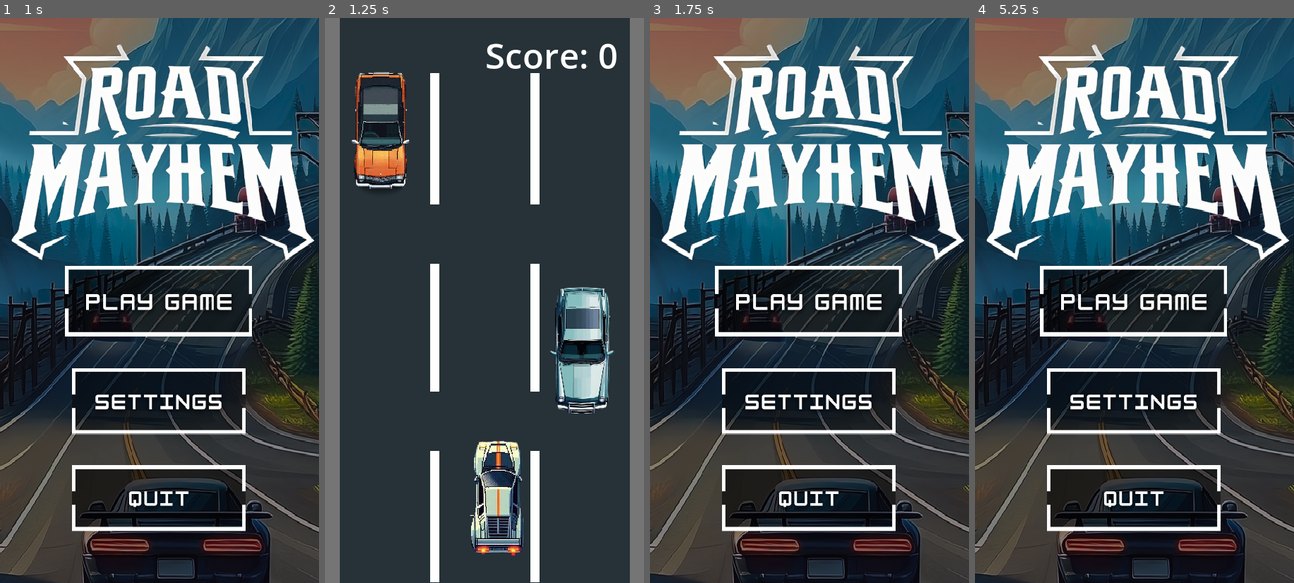
Above: before the commit, frames 1-4 (left to right).
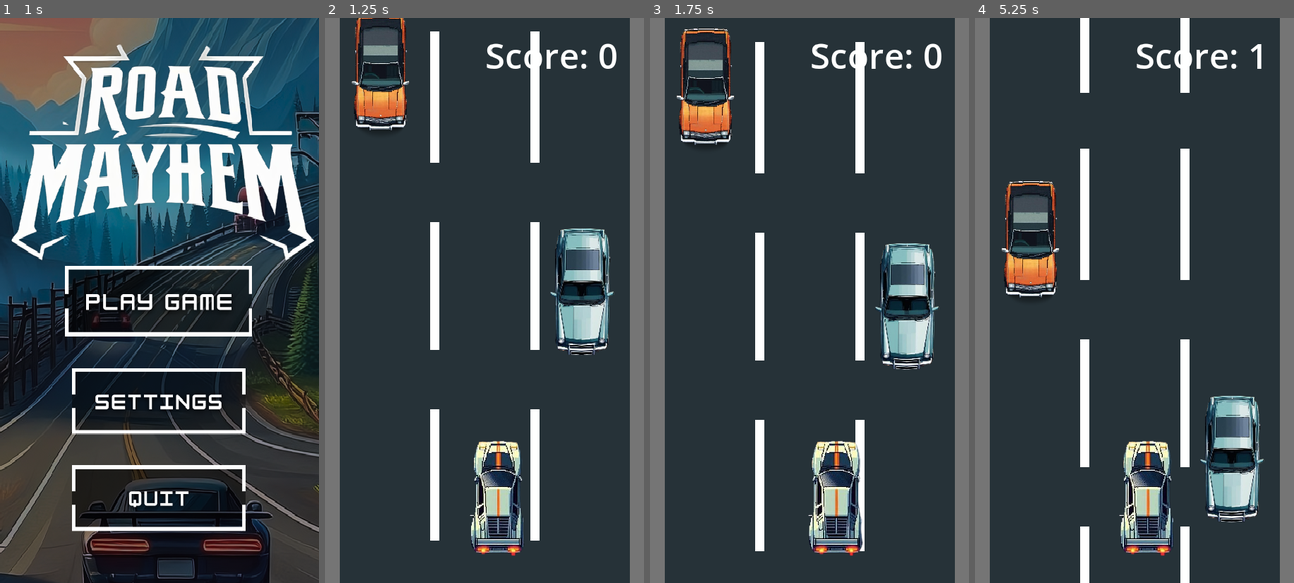
Above: after the commit, the same moments.

Repository: schadha2w/RoadMayhem
Game: Godot game, scene res://Scene/menu.tscn
The game is run twice, just before and just after one commit, with the same random seed, the same clock (stepped at 60 frames per second) and the same inputs. Sound files missing from this copy of the repository are replaced by a short silence.
Inputs (mouse positions are in pixels of both pictures, inside the frame that each line leads up to):
- Up to frame 1 (1 s): click (159, 300) at 0.5 s
- Up to frame 2 (1.25 s): no input
- Up to frame 3 (1.75 s): hold Right (ui_right) from 1.28 s (still down)
- Up to frame 4 (5.25 s): release Right (ui_right) at 2 s; click (1134, 300) at 2.02 s; hold Left (ui_left) 2.78-3.53 s; hold Right (ui_right) 3.53-4.28 s; hold Up (ui_up) 4.28-5.03 s; hold Left (ui_left) from 5.03 s (still down)

Frame 1 is identical in both runs. In frame 2, 11% of the frame differs, in the area x 8-91%, y 0-100%; in frame 3, 82%; in frame 4, 82%, in the area x 0-100%, y 0-100%.

Commit message:
added acceleration

Diff:
--- a/Scene/main.tscn
+++ b/Scene/main.tscn
@@ -10,7 +10,7 @@
 [ext_resource type="PackedScene" uid="uid://bc8qfot4g1kts" path="res://Scene/car1.tscn" id="6_yciaq"]
 
 [sub_resource type="RectangleShape2D" id="RectangleShape2D_ew082"]
-size = Vector2(548, 20)
+size = Vector2(1238, 20)
 
 [sub_resource type="RectangleShape2D" id="RectangleShape2D_i3h08"]
 size = Vector2(24, 1920)
@@ -34,7 +34,7 @@
 position = Vector2(-40, -284)
 
 [node name="CollisionShape2D" type="CollisionShape2D" parent="Player/Area2D3"]
-position = Vector2(44, 0)
+position = Vector2(38, 0)
 shape = SubResource("RectangleShape2D_ew082")
 
 [node name="Camera2D" type="Camera2D" parent="."]
--- a/Scripts/player.gd
+++ b/Scripts/player.gd
@@ -1,38 +1,45 @@
 extends CharacterBody2D
 
 
-const SPEED = 300.0
-const JUMP_VELOCITY = -400.0
+var current_speed = 0.0
+var acceleration = 200.0
+var deceleration = 150.0
+var max_speed = 5500.0
+var min_speed = 50.0
 var current_score = 0
 
 @export var score_ui : Node
 
+func _physics_process(delta: float) -> void:
 
-func _physics_process(delta: float) -> void:
-	# Add the gravity.
+	if Input.is_action_pressed("ui_up"):
 
-	# Handle jump.
-	velocity.y = -550.0
+		current_speed += acceleration * delta
+	else:
 
-	# Get the input direction and handle the movement/deceleration.
-	# As good practice, you should replace UI actions with custom gameplay actions.
+		current_speed -= deceleration * delta
+
+
+	current_speed = clamp(current_speed, min_speed, max_speed)
+
+
 	var direction := Input.get_axis("ui_left", "ui_right")
-	if direction:
-		velocity.x = direction * SPEED
-	else:
-		velocity.x = move_toward(velocity.x, 0, SPEED)
+
+
+	velocity.x = direction * current_speed
+
+
+	velocity.y = current_speed * -1
+
 
 	move_and_slide()
 
-
 func crash(body: Node2D) -> void:
 	if body.has_meta("car"):
-		get_tree().change_scene_to_file("res://Scene/menu.tscn") # Replace with function body.
-
-
+		get_tree().change_scene_to_file("res://Scene/menu.tscn")
 
 func Score(body: Node2D) -> void:
 	if body.has_meta("car"):
-		current_score = current_score + 1 # Replace with function body.
+		current_score += 1
 		print(current_score)
 		score_ui.text = "Score: " + str(current_score)
